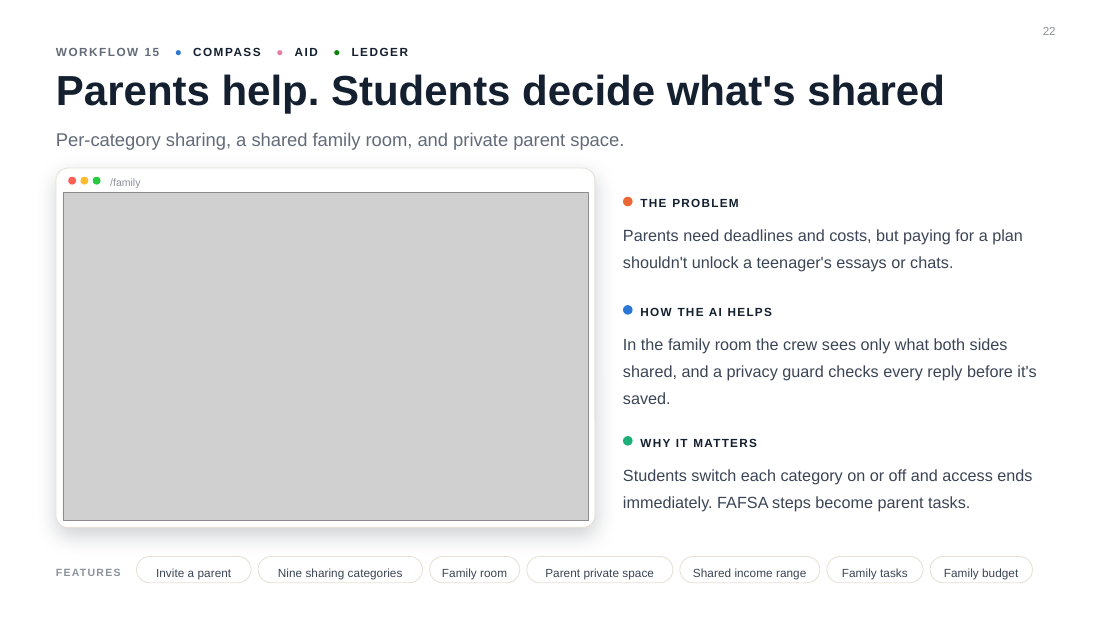
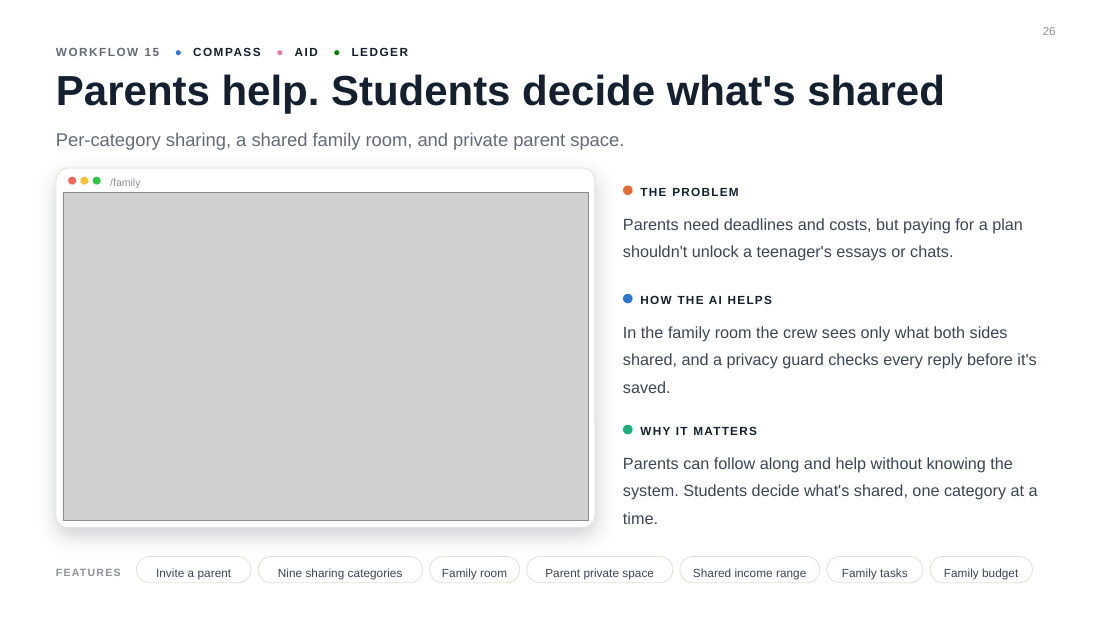
Before and after one commit to reykoaparicio/scholarcrew, a slide deck: slide 26 of presentation/ScholarCrew.pptx (slide 22 before the commit). Drawn at 1120x630 pixels with LibreOffice and Linux fonts; fonts in the diff are those of the drawing; grey boxes stand for pictures; background and template pictures are left out. Boxes give left, top, right and bottom in pixels: in the first picture for what was removed or moved away, otherwise in the second. Text is boxed around its words. In the diff, an @@ line names an element or a change of style, - is before the commit and + after.

```diff
--- a/presentation/ScholarCrew.pptx
+++ b/presentation/ScholarCrew.pptx
@@ 5 texts, 3 ellipses: place and size @@
-5 texts, 3 ellipses at [623, 197, 1064, 450]
+5 texts, 3 ellipses at [623, 186, 1064, 439]
@@ text at [623, 457, 1038, 524]: text changed @@
-Students switch each category on or off and access ends immediately. FAFSA steps become parent tasks.
+Parents can follow along and help without knowing the system. Students decide what's shared, one category at a time.
```
Also in this commit, not shown: 13 other slides changed, 5 slides added, 4 other files.
